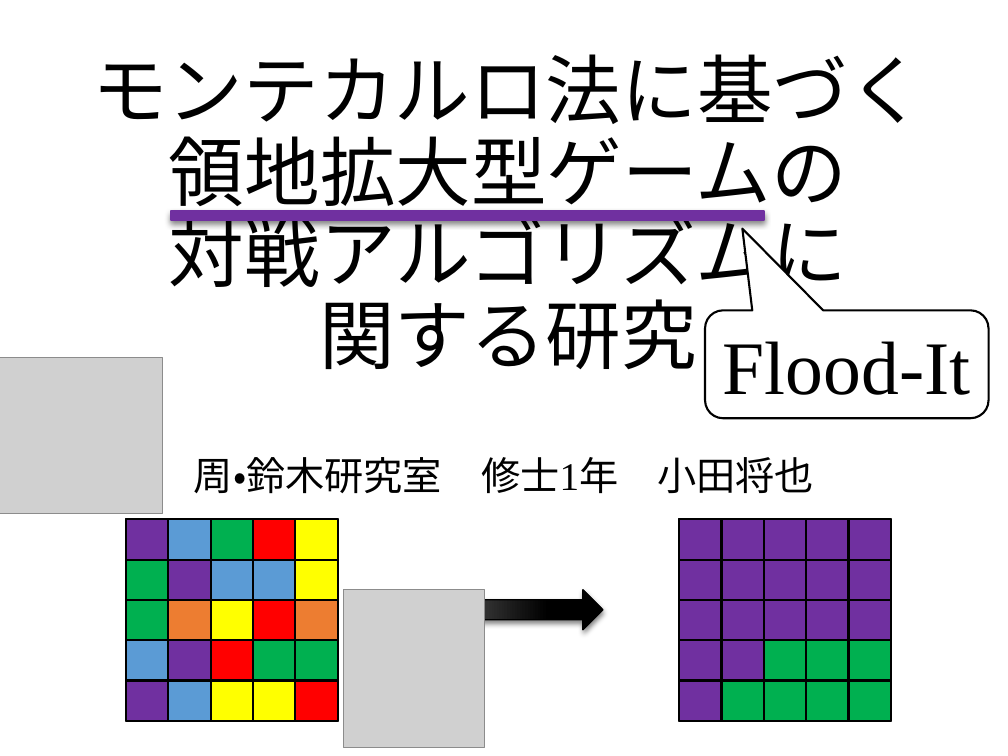
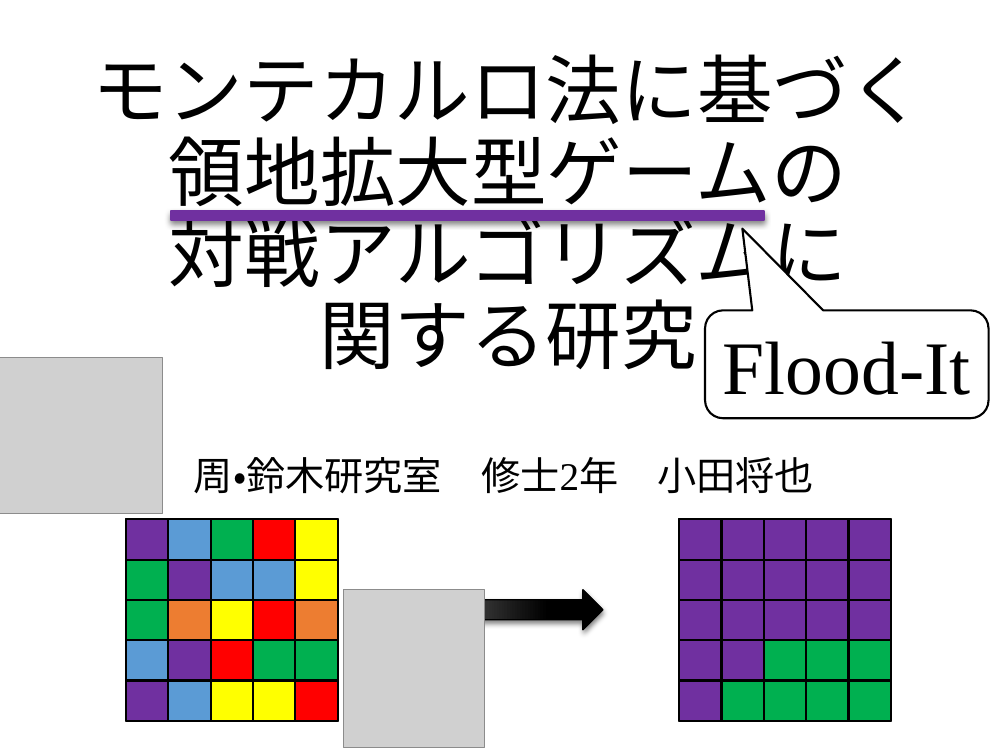
Before and after one commit to MasayaOda/SR, a slide deck: slide 1 of 200604oda.pptx. Drawn at 1008x756 pixels with LibreOffice and Linux fonts; fonts in the diff are those of the drawing; grey boxes stand for pictures. Boxes give left, top, right and bottom in pixels: in the first picture for what was removed or moved away, otherwise in the second. Text is boxed around its words. In the diff, an @@ line names an element or a change of style, - is before the commit and + after.

```diff
--- a/200604oda.pptx
+++ b/200604oda.pptx
@@ subtitle at [194, 457, 814, 494]: text changed @@
-周・鈴木研究室 修士1年 小田将也
+周・鈴木研究室 修士2年 小田将也
```
Also in this commit, not shown: 12 other slides changed, 38 slides added, 66 slides removed.
